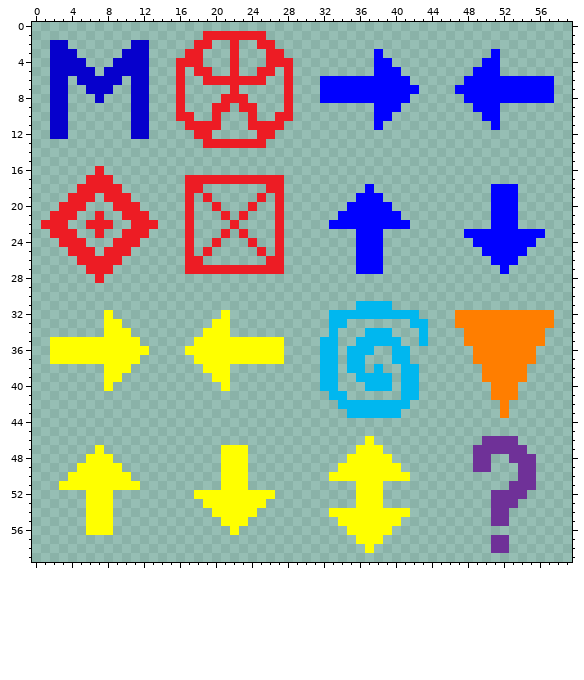
Pixel-art sprite, stored at src/main/resources/assets/data/arrows.png. This is how it looked before the edit.
The file is 60x60 pixels. Colours within 5 levels of each other are drawn and written as one.
The result:
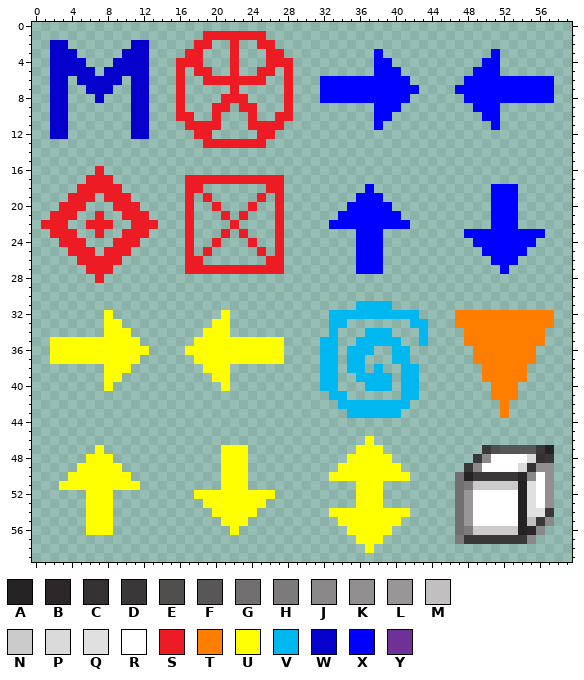
Palette (. is transparent): A #252223  B #2b2728  C #353132  D #3a3738  E #514e4e  F #595657  G #726f70  H #7c7a7a  J #8a8888  K #918f8f  L #989696  M #c1bfc0  N #cccbcb  P #dbdada  Q #e1e0e0  R #ffffff  S #ed1c24  T #ff7e00  U #ffff00  V #00b7ef  W #0600cc  X #0000ff  Y #6f3198
The exact change:
y 46: x 50..53 YYYY -> ....
y 47: x 49..57 YYYYYY... -> .DEFFFFDA
y 48: x 49..57 YY..YYY.. -> DJRRRRPCD
y 49: x 48..57 .YY...YY.. -> DJRRRRPCKK
y 50: x 47..57 .......YY.. -> GADDDDDBJRK
y 51: x 47..57 ......YYY.. -> GHNNNNNAQRK
y 52: x 47..57 ....YYYY... -> GLRRRRRAQRK
y 53: x 47..57 ....YYY.... -> GLRRRRRAQRK
y 54: x 47..57 ....YY..... -> GLRRRRRAQQD
y 55: x 47..57 ....YY..... -> GLRRRRRAMDJ
y 56: x 47..56 .......... -> GHNNNNNABJ
y 57: x 47..55 ....YY... -> HDDDDDDDJ
y 58: x 51..52 YY -> ..
